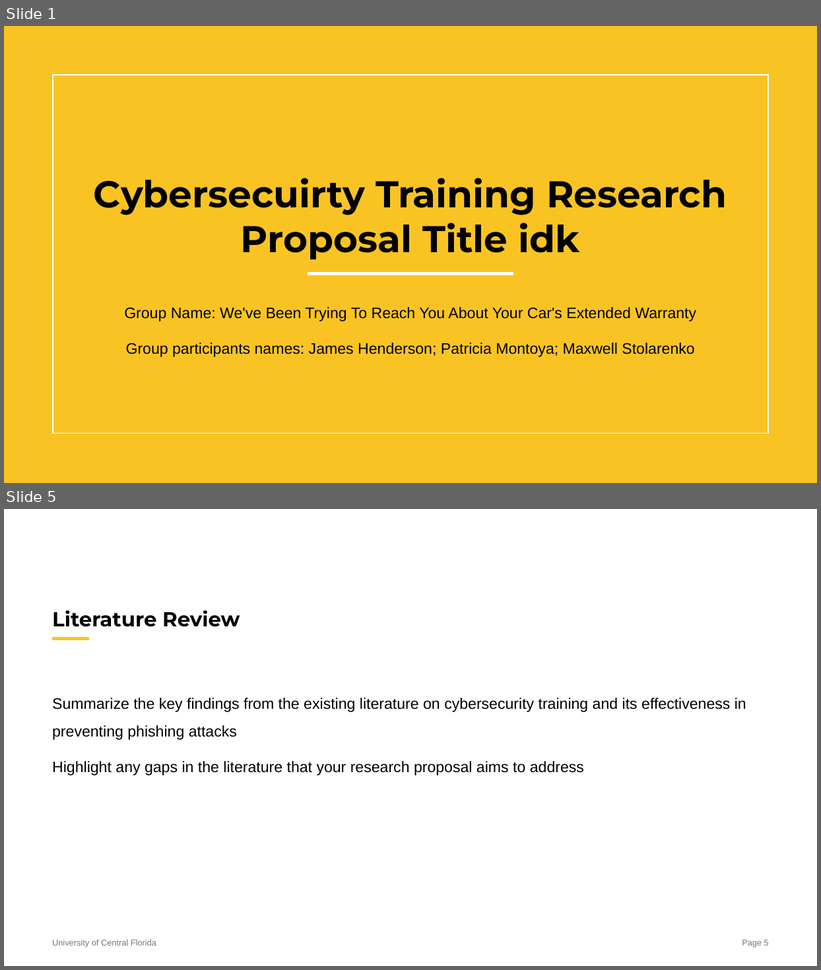
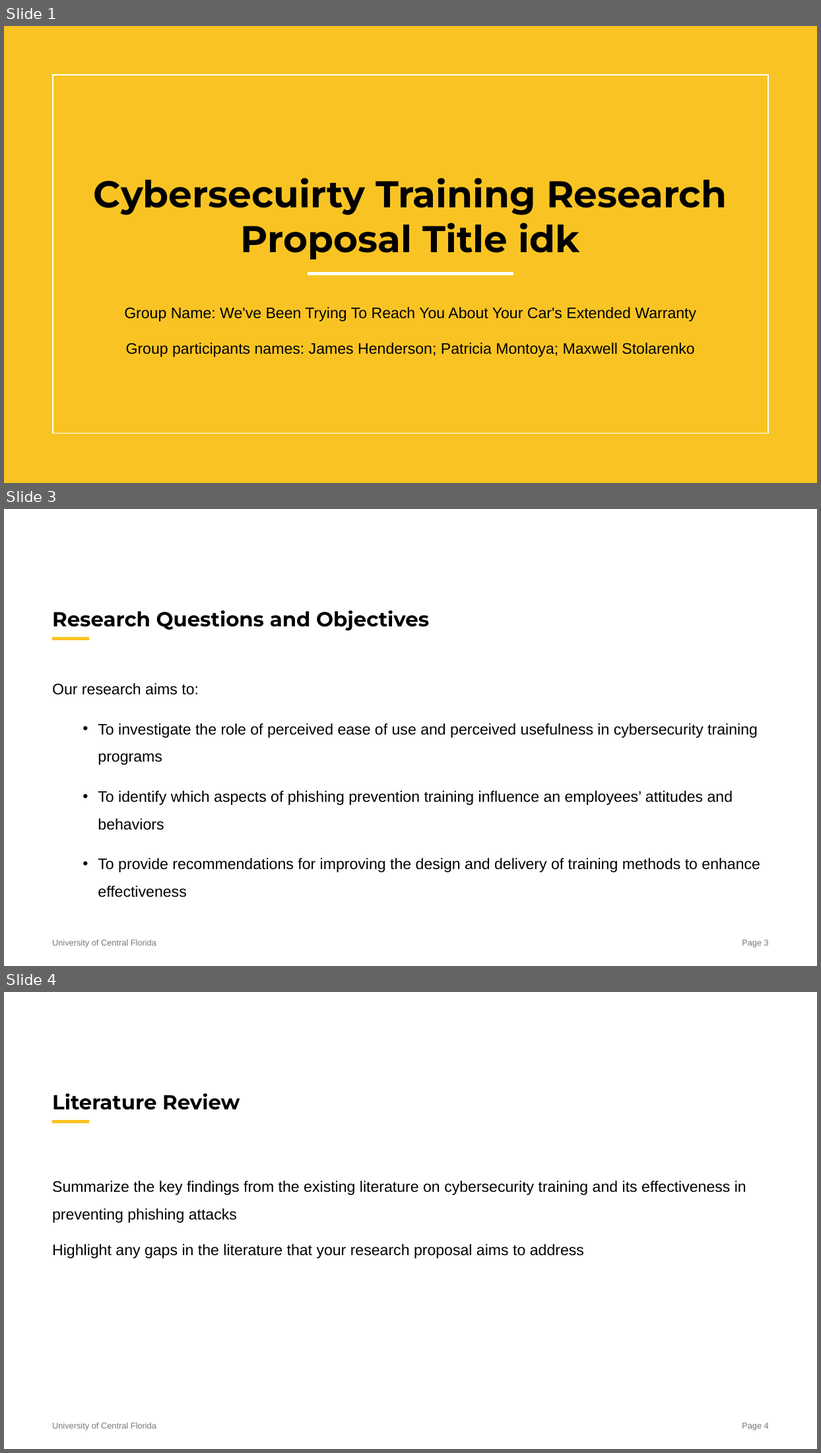
Before and after one commit to snowbowls/W.B.T.T.R.Y.A.Y.C.E.W, a slide deck: PPT/Alpha Review.pptx. Shown one above the other, each under a label of ours: slides 1 and 5 before the commit, slides 1, 3 and 4 after it; the slides between them are not shown. The pictures are 821x970 and 821x1453 pixels, drawn with LibreOffice and Linux fonts; fonts in the diff are those of the drawing; background and template pictures are left out. Boxes give left, top, right and bottom in pixels: in the first picture for what was removed or moved away, otherwise in the second. Text is boxed around its words. In the diff, an @@ line names an element or a change of style, - is before the commit and + after.

```diff
--- a/PPT/Alpha Review.pptx
+++ b/PPT/Alpha Review.pptx
@@ slide 3 added at [4,509,817,966], background #FFFFFF; not listed: 3 template elements that a slide beside it also shows @@
@@ title added at [52,610,429,631], 24 pt, text #000000, bold @@
+Research Questions and Objectives
@@ text added at [52,683,760,898], 18 pt, text #000000 @@
+Our research aims to:
+  • To investigate the role of perceived ease of use and perceived usefulness in cybersecurity training programs
+  • To identify which aspects of phishing prevention training influence an employees’ attitudes and behaviors
+  • To provide recommendations for improving the design and delivery of training methods to enhance effectiveness
@@ what was slide 5 is now slide 4 @@
@@ page number at [742,1423,769,1431]: text changed @@
-Page 5
+Page 4
```
Also in this commit, not shown: 1 other slide added, 3 slides removed, 2 other files.
